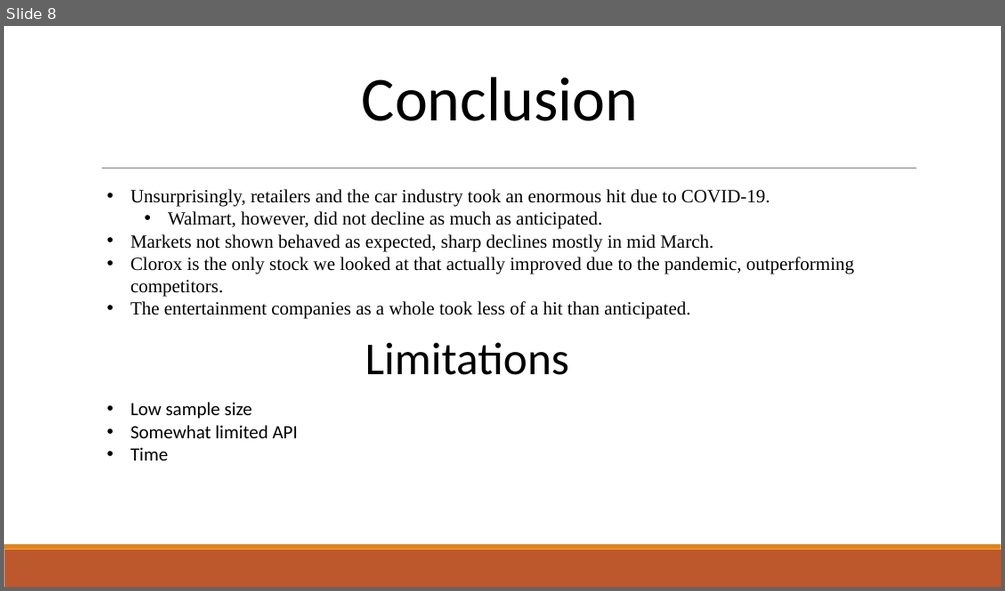
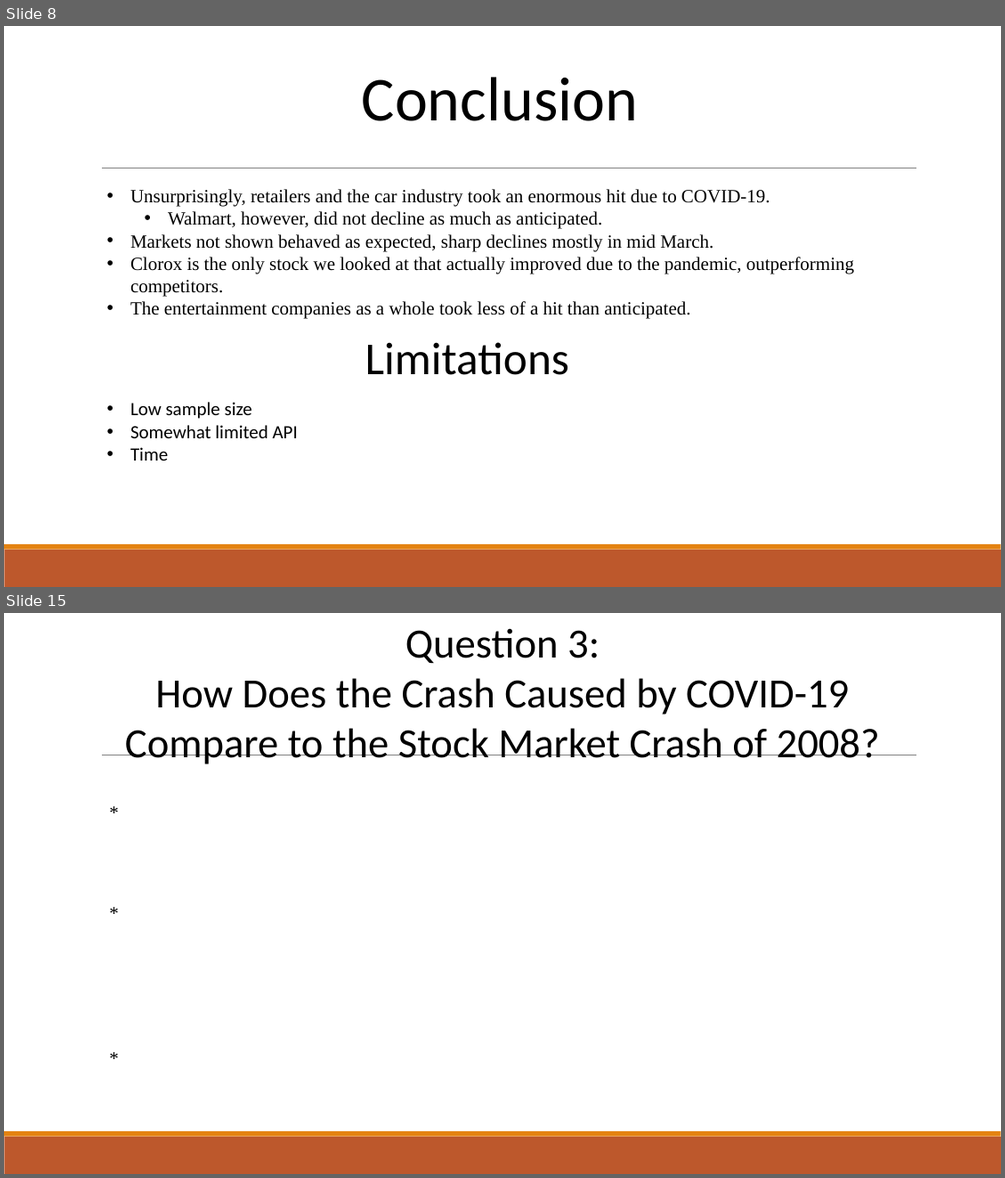
Before and after one commit to Sal-r/Corona-Virus-Vs-Stock-Market, a slide deck: Final/Presentations/COVID-19 Stock Presentation.pptx. Shown one above the other, each under a label of ours: slide 8 before the commit, slides 8 and 15 after it; the slides between them are not shown. The pictures are 1005x591 and 1005x1178 pixels, drawn with LibreOffice and Linux fonts; fonts in the diff are those of the drawing; background and template pictures are left out. Boxes give left, top, right and bottom in pixels: in the first picture for what was removed or moved away, otherwise in the second. Text is boxed around its words. In the diff, an @@ line names an element or a change of style, - is before the commit and + after.

```diff
--- a/Final/Presentations/COVID-19 Stock Presentation.pptx
+++ b/Final/Presentations/COVID-19 Stock Presentation.pptx
@@ slide 15 added at (4,613,1001,1174), background picture (left out); not listed: 3 template elements that a slide beside it also shows @@
@@ text added at (125,628,880,764), 40 pt, text #000000 @@
+Question 3:
+How Does the Crash Caused by COVID-19
+Compare to the Stock Market Crash of 2008?
@@ text added at (102,796,761,826), 18 pt, text #000000 @@
+*
@@ text added at (102,897,786,927), 18 pt, text #000000 @@
+*
@@ text added at (102,1043,789,1073), 18 pt, text #000000 @@
+*
```
Also in this commit, not shown: 1 slide changed, 6 other slides added, 3 slides removed, 11 other files.
